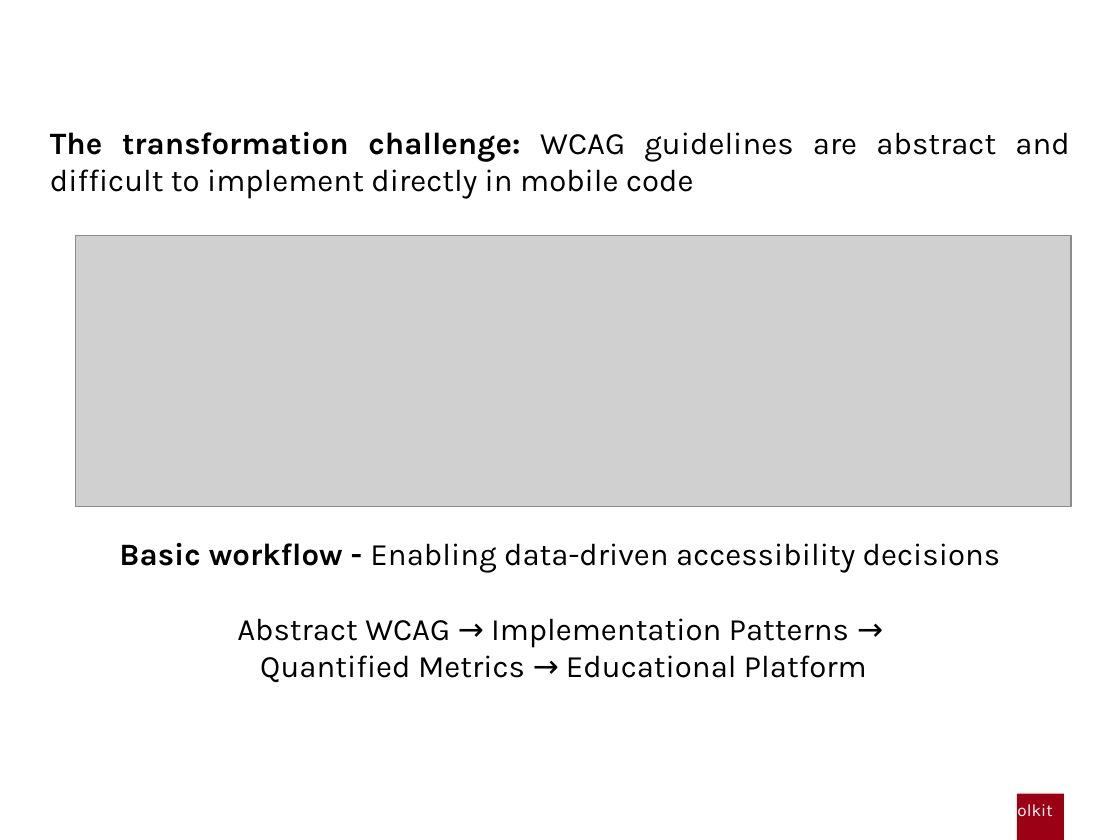
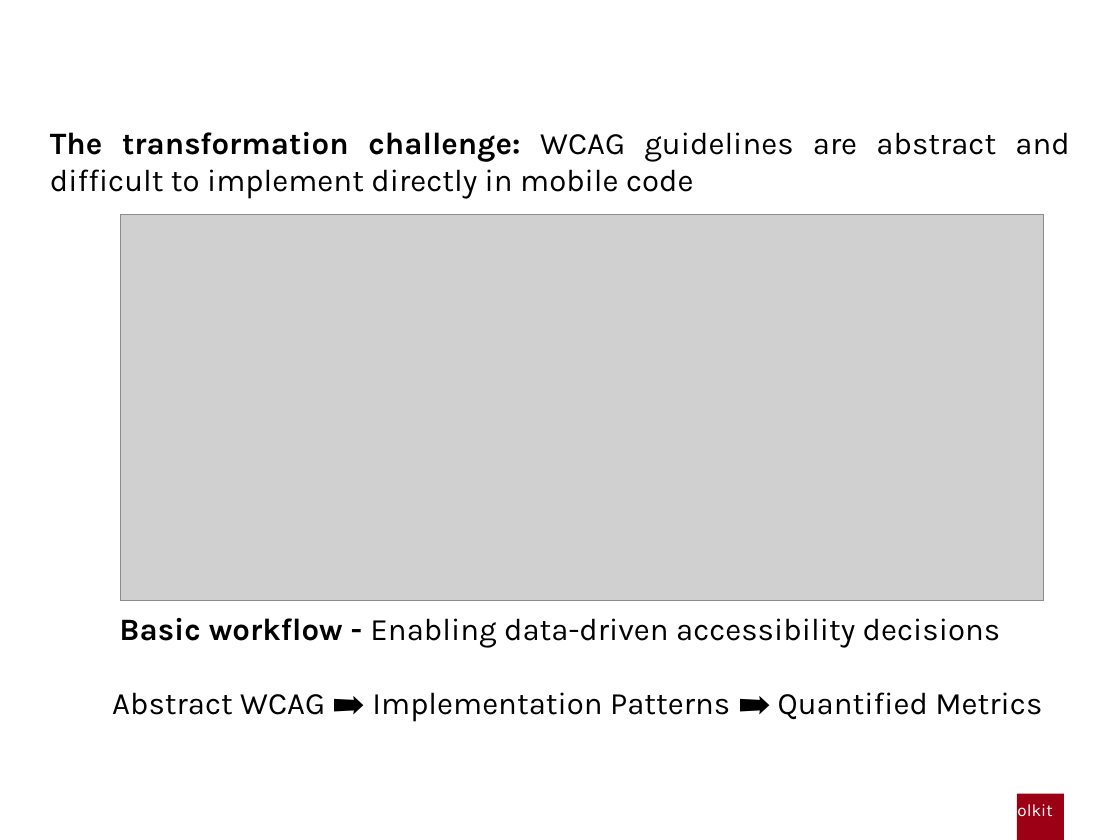
Before and after one commit to gabrielrovesti/Master-Thesis-UniPD, a slide deck: slide 7 of Thesis Presentation/Presentation Gabriel Rovesti.pptx (slide 8 before the commit). Drawn at 1120x840 pixels with LibreOffice and Linux fonts; fonts in the diff are those of the drawing; grey boxes stand for pictures; background and template pictures are left out. Boxes give left, top, right and bottom in pixels: in the first picture for what was removed or moved away, otherwise in the second. Text is boxed around its words. In the diff, an @@ line names an element or a change of style, - is before the commit and + after.

```diff
--- a/Thesis Presentation/Presentation Gabriel Rovesti.pptx
+++ b/Thesis Presentation/Presentation Gabriel Rovesti.pptx
@@ picture: place and size @@
-picture at [76,235,1072,506]
+picture at [120,215,1044,601]
@@ text at [112,692,1042,722]: text changed @@
-Abstract WCAG → Implementation Patterns →
-Quantified Metrics → Educational Platform
+Abstract WCAG ➡ Implementation Patterns ➡ Quantified Metrics
```
Also in this commit, not shown: 10 other slides changed, 1 slide added, 1 slide removed, 3 other files.
